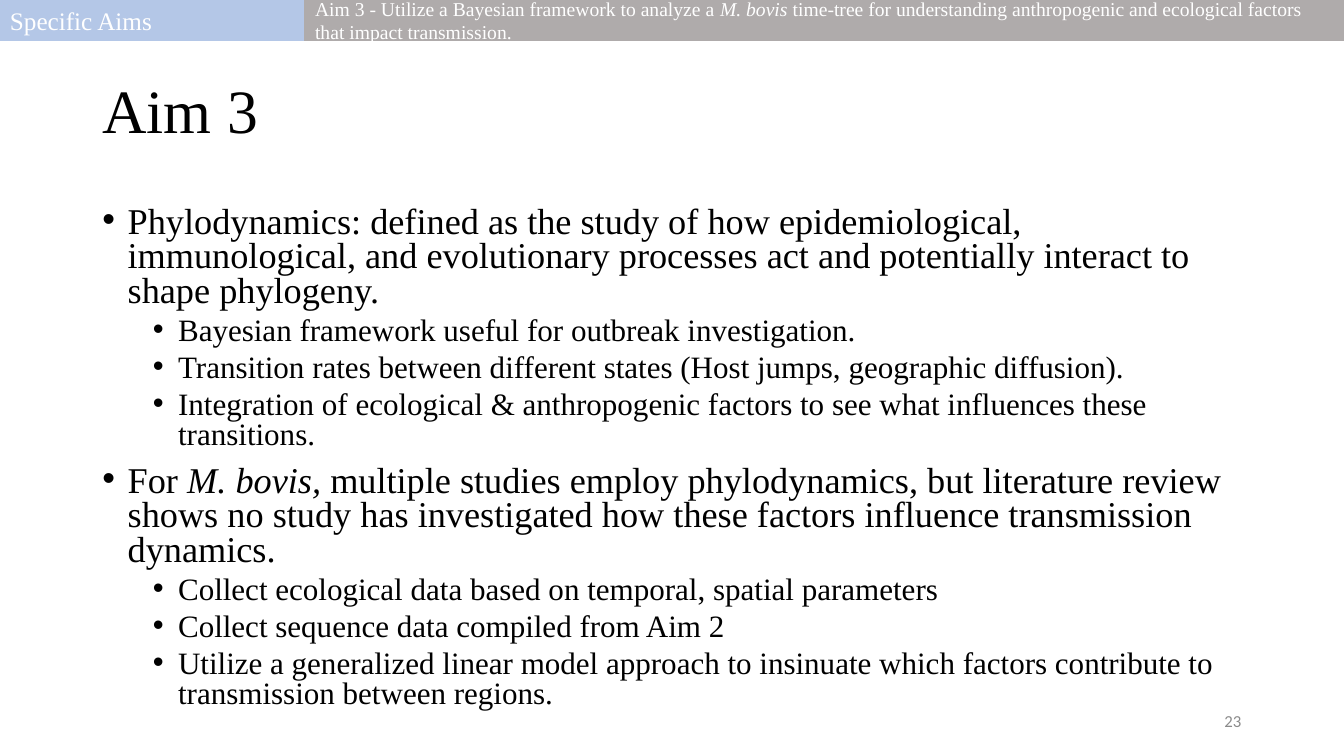
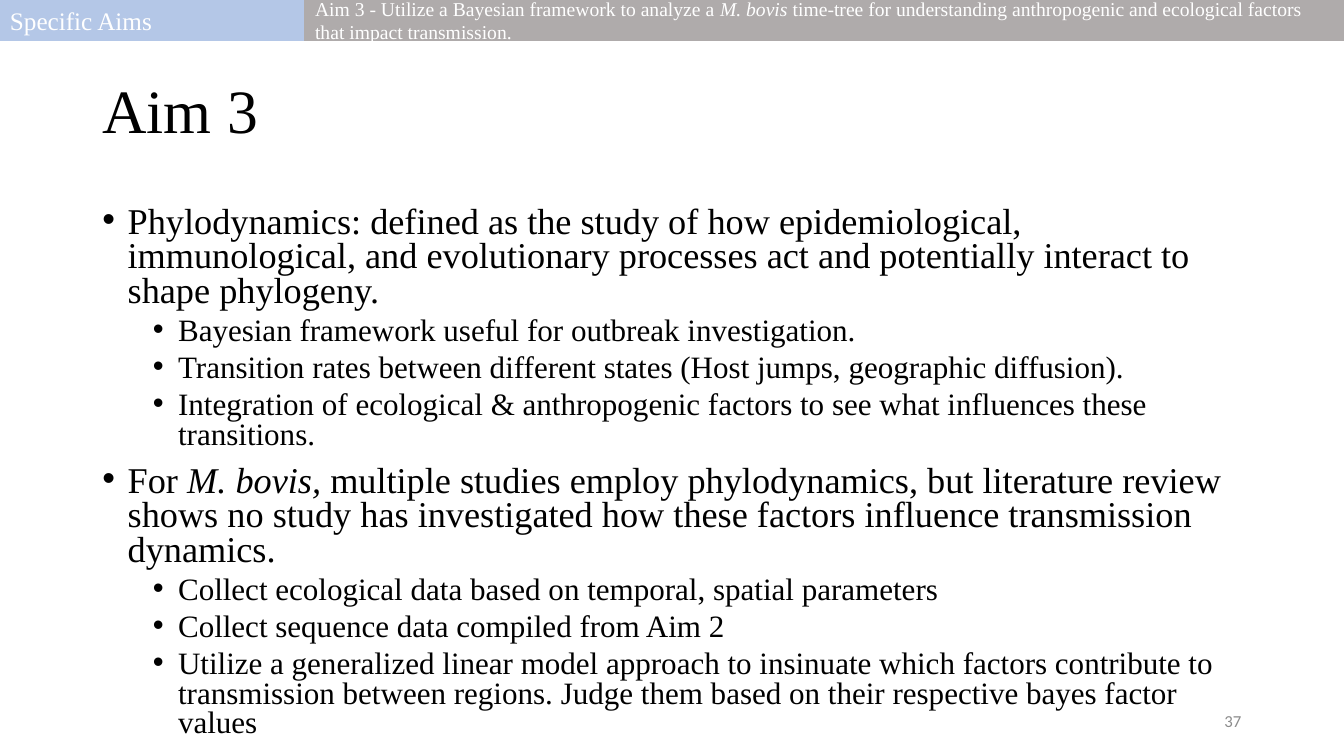
Before and after one commit to salvadorlab/Bovis-PangenomeOfReservoirs, a slide deck: slide 37 of Resources/2021_committeemeeting.pptx (slide 23 before the commit). Drawn at 1344x756 pixels with LibreOffice and Linux fonts; fonts in the diff are those of the drawing. Boxes give left, top, right and bottom in pixels: in the first picture for what was removed or moved away, otherwise in the second. Text is boxed around its words. In the diff, an @@ line names an element or a change of style, - is before the commit and + after.

```diff
--- a/Resources/2021_committeemeeting.pptx
+++ b/Resources/2021_committeemeeting.pptx
@@ text at [178, 652, 1212, 734]: text changed @@
-  • Utilize a generalized linear model approach to insinuate which factors contribute to transmission between regions.
+  • Utilize a generalized linear model approach to insinuate which factors contribute to transmission between regions. Judge them based on their respective bayes factor values
@@ page number at [1224, 716, 1241, 727]: text changed @@
-23
+37
```
Also in this commit, not shown: 8 other slides changed, 15 slides added, 1 slide removed.
